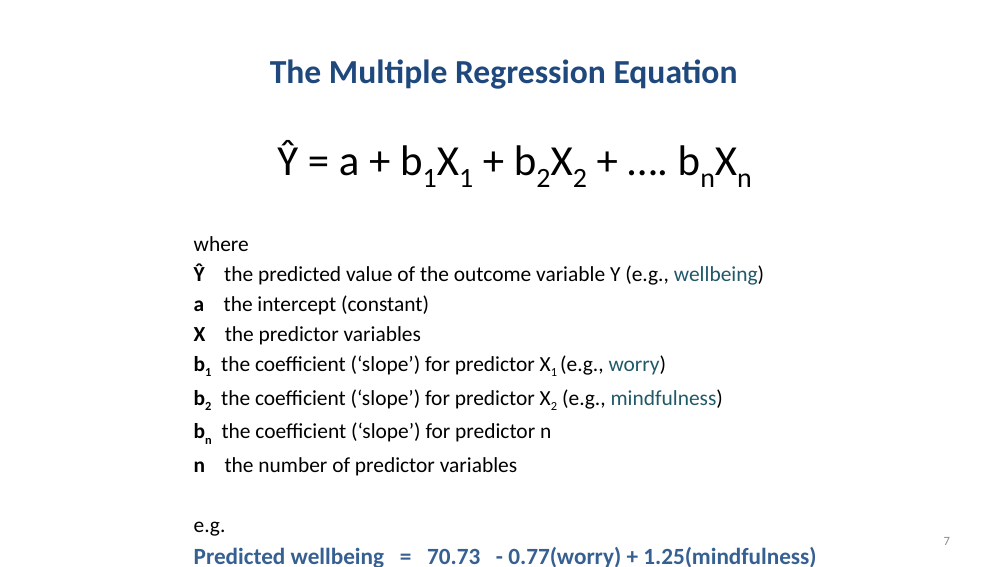
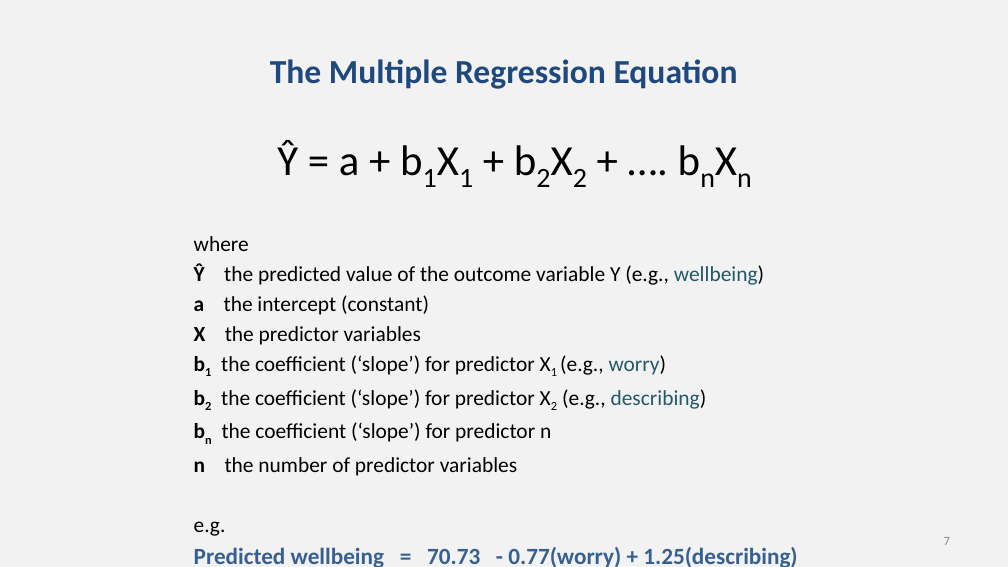
Before and after one commit to chrisjberry/datafluencyCB, a slide deck: slide 7 of docs/slides/PSYC753_L2_MultipleRegression1.pptx. Drawn at 1008x567 pixels with LibreOffice and Linux fonts; fonts in the diff are those of the drawing. Boxes give left, top, right and bottom in pixels: in the first picture for what was removed or moved away, otherwise in the second. Text is boxed around its words. In the diff, an @@ line names an element or a change of style, - is before the commit and + after.

```diff
--- a/docs/slides/PSYC753_L2_MultipleRegression1.pptx
+++ b/docs/slides/PSYC753_L2_MultipleRegression1.pptx
@@ background #FFFFFF to #F2F2F2 @@
@@ text at (221, 389, 707, 409): text changed @@
-b2 the coefficient (‘slope’) for predictor X2 (e.g., mindfulness)
+b2 the coefficient (‘slope’) for predictor X2 (e.g., describing)
@@ text at (194, 547, 797, 567): text changed @@
-Predicted wellbeing = 70.73 - 0.77(worry) + 1.25(mindfulness)
+Predicted wellbeing = 70.73 - 0.77(worry) + 1.25(describing)
```
Also in this commit, not shown: 19 other slides changed, 1 slide added, 1 other file.
